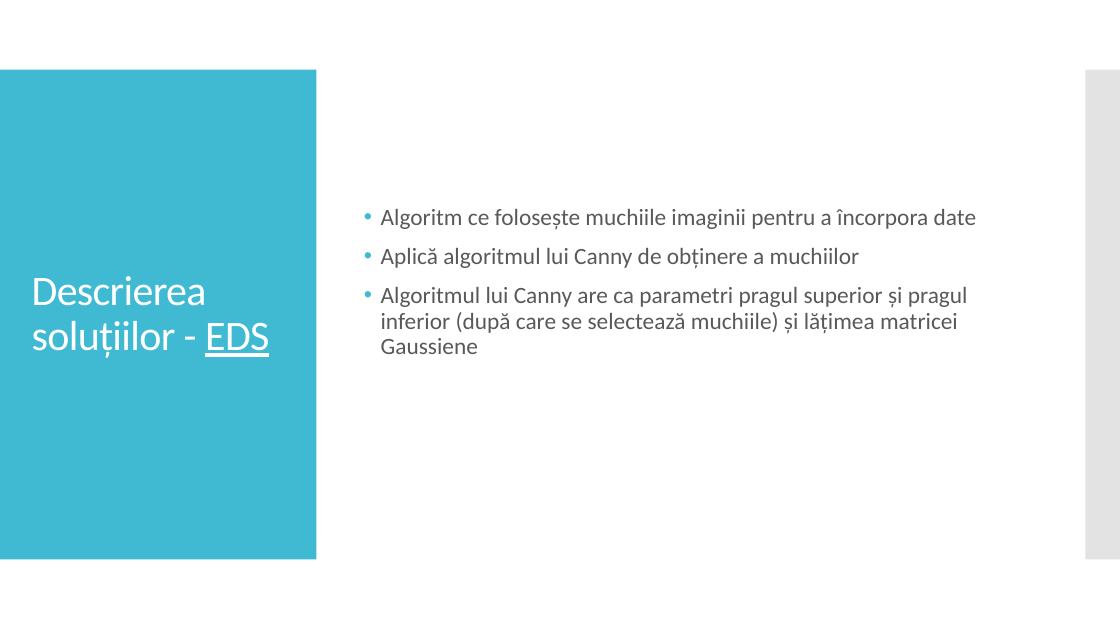
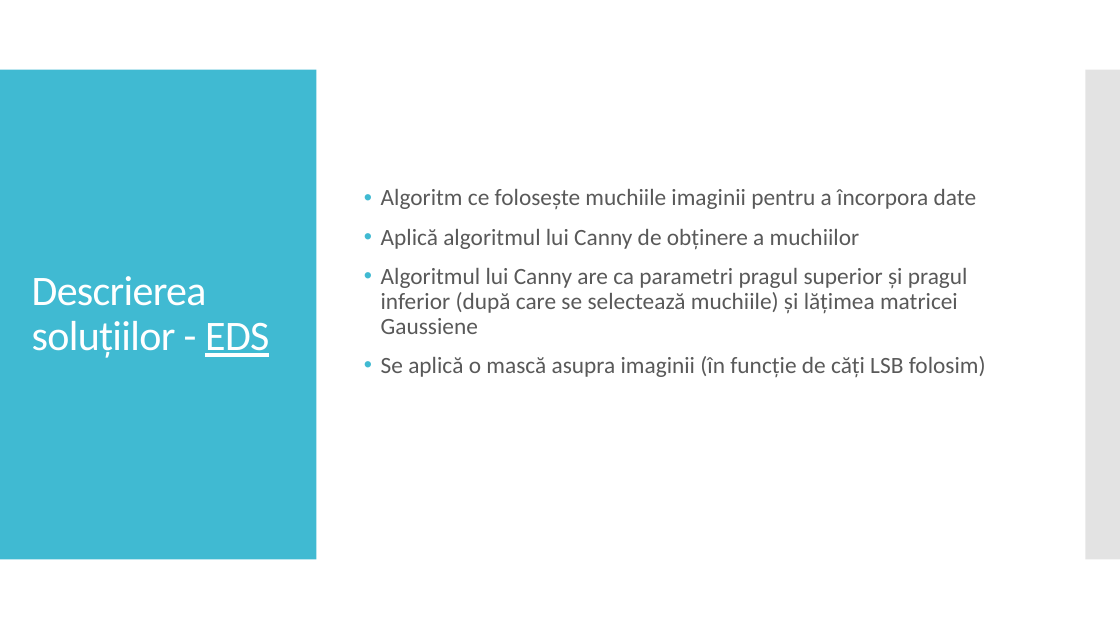
Before and after one commit to AlexDomnaru/StegoAlgorithms, a slide deck: slide 21 of Licenta2018DomnaruAlexandru/Prezentare.pptx (slide 17 before the commit). Drawn at 1120x630 pixels with LibreOffice and Linux fonts; fonts in the diff are those of the drawing. Boxes give left, top, right and bottom in pixels: in the first picture for what was removed or moved away, otherwise in the second. Text is boxed around its words. In the diff, an @@ line names an element or a change of style, - is before the commit and + after.

```diff
--- a/Licenta2018DomnaruAlexandru/Prezentare.pptx
+++ b/Licenta2018DomnaruAlexandru/Prezentare.pptx
@@ text at (x1=381, y1=356, x2=986, y2=377): paragraph added @@
+• Se aplică o mască asupra imaginii (în funcție de căți LSB folosim)
```
Also in this commit, not shown: 8 other slides changed, 3 slides added, 15 other files.
